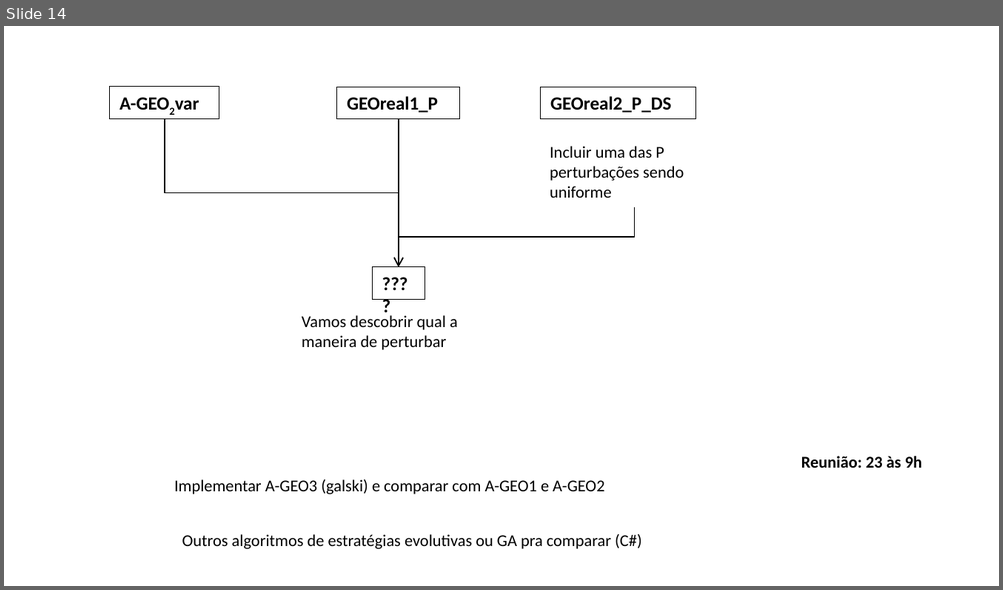
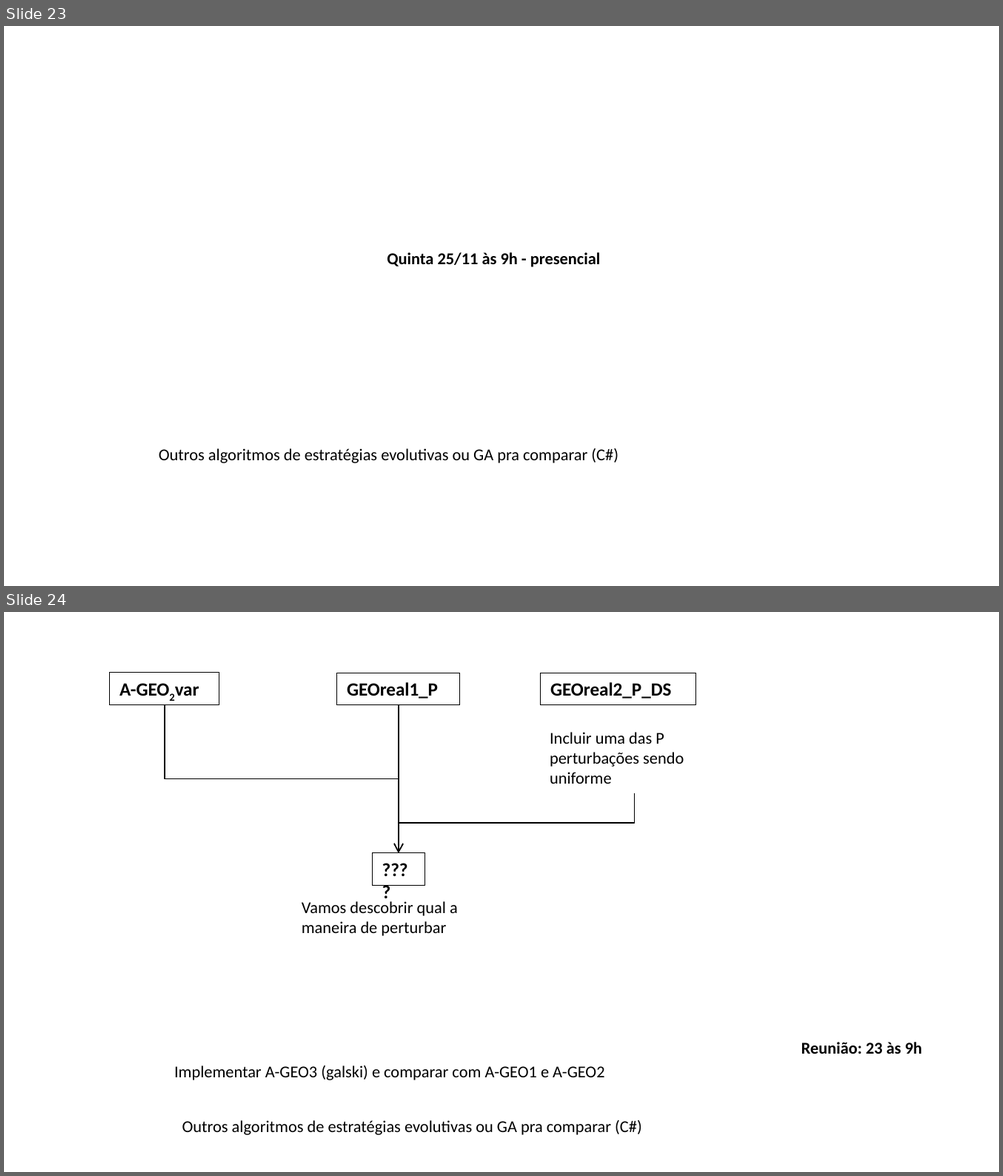
Before and after one commit to leobeckerdaluz/GEO_OptimizationAlgorithms, a slide deck: Apresentacoes/comparação de resultados - v3.pptx. Shown one above the other, each under a label of ours: slide 14 before the commit, slides 23 and 24 after it. The pictures are 1003x590 and 1003x1176 pixels, drawn with LibreOffice and Linux fonts; fonts in the diff are those of the drawing. Boxes give left, top, right and bottom in pixels: in the first picture for what was removed or moved away, otherwise in the second. Text is boxed around its words. In the diff, an @@ line names an element or a change of style, - is before the commit and + after.

```diff
--- a/Apresentacoes/comparação de resultados - v3.pptx
+++ b/Apresentacoes/comparação de resultados - v3.pptx
@@ slide 23 added at (4,26,999,586), background #FFFFFF @@
@@ text added at (387,252,600,267), 12 pt, text #000000, bold @@
+Quinta 25/11 às 9h - presencial
@@ text added at (159,449,618,463), 12 pt, text #000000 @@
+Outros algoritmos de estratégias evolutivas ou GA pra comparar (C#)
@@ what was slide 14 is now slide 24 @@
```
Also in this commit, not shown: 3 slides changed, 10 other slides added, 2 slides removed, 17 other files.
